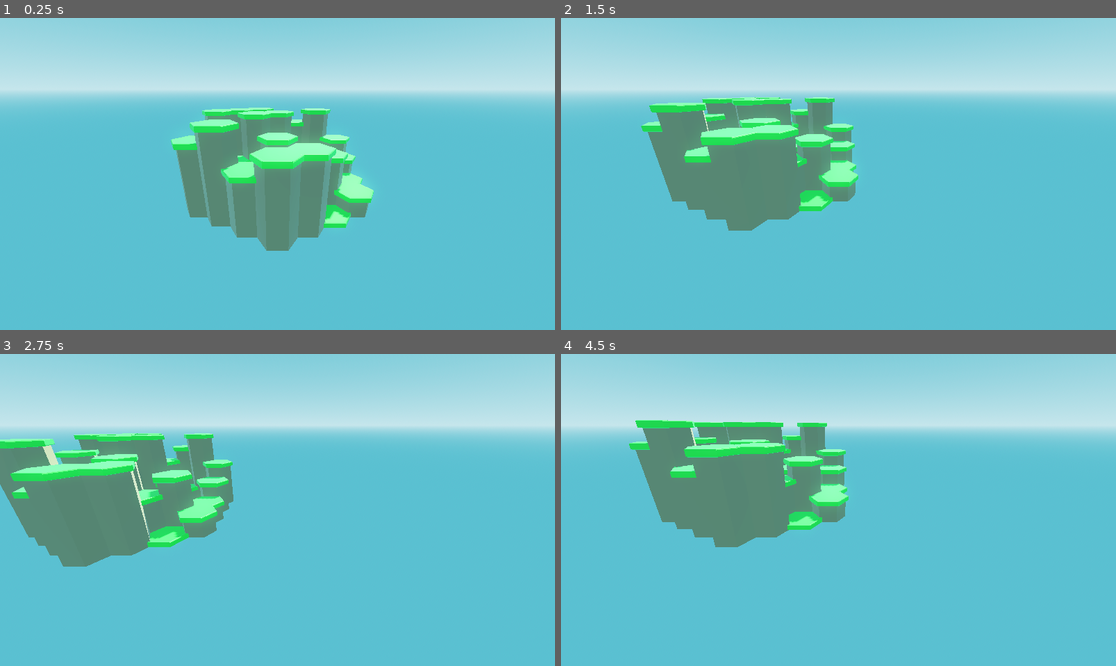
Above: before the commit, frames 1-4 (two rows, left to right).
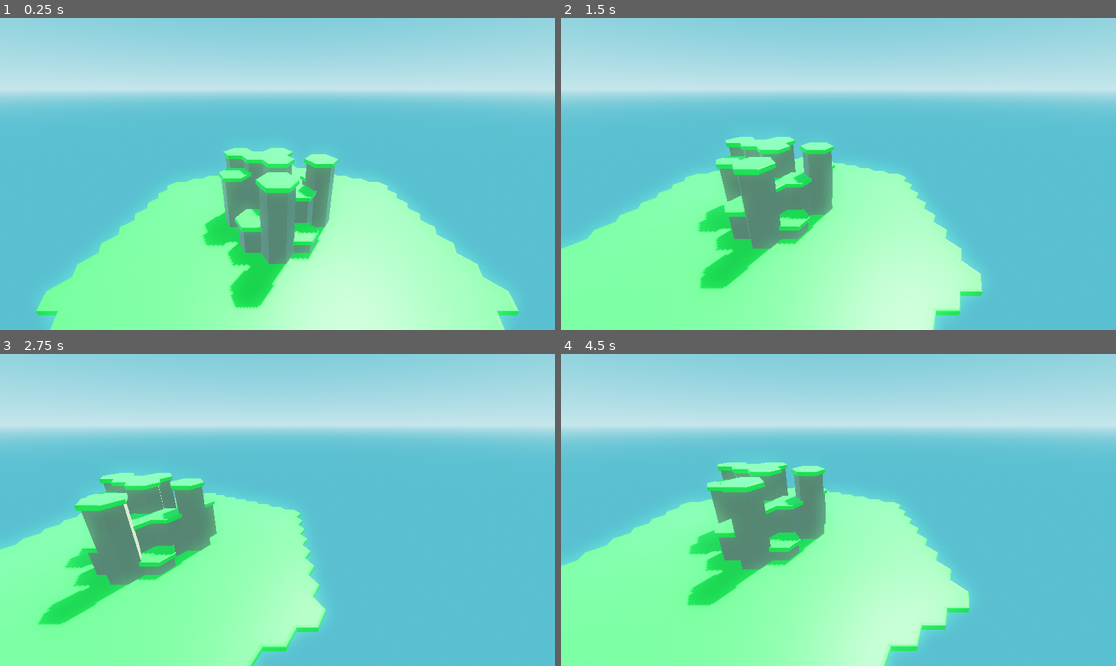
Above: after the commit, the same moments.

Repository: sixthkind/hexagon-godot
Game: Godot game, scene res://scene.tscn
The game is run twice, just before and just after one commit, with the same random seed, the same clock (stepped at 60 frames per second) and the same inputs.
Inputs (mouse positions are in pixels of both pictures, inside the frame that each line leads up to):
- Up to frame 1 (0.25 s): no input
- Up to frame 2 (1.5 s): tap Enter at 0.5 s; move the mouse to (960, 158) at 0.52 s; hold D 0.53-1.25 s; tap Q at 0.6 s; click (960, 158) at 0.67 s; drag from (727, 189) to (810, 236) at 1.27 s
- Up to frame 3 (2.75 s): tap Space at 2 s; move the mouse to (333, 441) at 2.02 s; hold D from 2.03 s (still down); tap Shift at 2.1 s
- Up to frame 4 (4.5 s): release D at 2.75 s; drag from (810, 572) to (672, 463) at 2.77 s; tap Enter at 3.5 s; move the mouse to (1005, 556) at 3.52 s; hold A 3.53-4.25 s; tap Q at 3.6 s; drag from (672, 463) to (755, 432) at 4.27 s

The runs differ from the first frame. In frame 1, 35% of the frame differs, in the area x 6-94%, y 28-100%; in frame 2, 38%; in frame 3, 34%; in frame 4, 39%, in the area x 0-74%, y 21-100%.

Commit message:
Create water material

Diff:
--- /dev/null
+++ b/materials/Water.tres
@@ -0,0 +1,7 @@
+[gd_resource type="StandardMaterial3D" load_steps=2 format=3 uid="uid://d3xg18xwqh1pq"]
+
+[ext_resource type="Material" uid="uid://bcyp542pqibbn" path="res://materials/water_material.tres" id="1_3ix23"]
+
+[resource]
+resource_name = "Water"
+next_pass = ExtResource("1_3ix23")
--- /dev/null
+++ b/materials/water_material.tres
@@ -0,0 +1,11 @@
+[gd_resource type="ShaderMaterial" load_steps=2 format=3 uid="uid://bcyp542pqibbn"]
+
+[ext_resource type="Shader" path="res://materials/water_shader.gdshader" id="1_dw4by"]
+
+[resource]
+render_priority = 0
+shader = ExtResource("1_dw4by")
+shader_parameter/shallow_colour = Color(0.235294, 0.796078, 1, 1)
+shader_parameter/deep_colour = Color(0, 0.431373, 0.945098, 1)
+shader_parameter/max_depth = 0.953
+shader_parameter/absorbance = 0.7
--- /dev/null
+++ b/materials/water_shader.gdshader
@@ -0,0 +1,43 @@
+shader_type spatial;
+
+uniform vec3 shallow_colour : source_color;
+uniform vec3 deep_colour : source_color;
+uniform float max_depth: hint_range(0.1, 10);
+uniform float absorbance: hint_range(0.0, 1.0, 0.1) = 0.5;
+
+uniform sampler2D depth_texture : hint_depth_texture, repeat_disable, filter_nearest;
+
+float remap(float value, float current_min, float current_max, float new_min, float new_max) {
+	float old_percentage = (value - current_min) / (current_max - current_min);
+	return new_min + old_percentage * (new_max - new_min);
+}
+
+vec3 screen(vec3 base, vec3 blend){
+	return 1.0 - (1.0 - base) * (1.0 - blend);
+}
+
+void fragment() {
+	// Source: https://godotshaders.com/shader/another-water-shader/
+	// Depth texture magic
+	float depth = texture(depth_texture, SCREEN_UV, 0.0).r;
+  	vec3 ndc = vec3(SCREEN_UV * 2.0 - 1.0, depth);
+	vec4 world = INV_VIEW_MATRIX * INV_PROJECTION_MATRIX * vec4(ndc, 1.0);
+	float depth_texture_y = world.y / world.w;
+	float vertex_y = (INV_VIEW_MATRIX * vec4(VERTEX, 1.0)).y;
+	float vertical_depth = vertex_y - depth_texture_y;
+
+	// Changes the color of geometry behind it as the water gets deeper
+	float depth_fade_distance = max_depth / 8.0;
+	float depth_fade_blend = exp(-vertical_depth / depth_fade_distance);
+	depth_fade_blend = clamp(depth_fade_blend, 0.0, 1.0);
+
+	// Makes the water more transparent as it gets more shallow
+	float alpha_blend = -vertical_depth * absorbance;
+	alpha_blend = clamp(1.0 - exp(alpha_blend), 0.0, 1.0);
+
+	// Mix them all together
+	vec3 color_out = mix(deep_colour, shallow_colour, depth_fade_blend);
+
+	ALBEDO = color_out;
+	ALPHA = alpha_blend;
+}
--- a/scene.tscn
+++ b/scene.tscn
@@ -7,6 +7,7 @@
 [ext_resource type="PackedScene" uid="uid://dxmtvw53ncot7" path="res://models/terrain/grass_overhang.glb" id="4_0svjd"]
 [ext_resource type="PackedScene" uid="uid://b5qhdi4j2lfj4" path="res://models/terrain/dirt_terrain.glb" id="4_lnbnb"]
 [ext_resource type="PackedScene" uid="uid://n8tedky57mt0" path="res://scenes/hexagon.tscn" id="5_u0dwq"]
+[ext_resource type="Material" uid="uid://bcyp542pqibbn" path="res://materials/water_material.tres" id="8_hs4hb"]
 
 [sub_resource type="ProceduralSkyMaterial" id="ProceduralSkyMaterial_2c7br"]
 sky_top_color = Color(0.282353, 0.619608, 0.698039, 1)
@@ -26,7 +27,6 @@
 glow_enabled = true
 
 [sub_resource type="CameraAttributesPractical" id="CameraAttributesPractical_8t0jw"]
-auto_exposure_enabled = true
 
 [sub_resource type="Resource" id="Resource_vgnlr"]
 script = ExtResource("2_b56jq")
@@ -34,6 +34,8 @@
 cover_mesh = ExtResource("2_s0og2")
 overhang_mesh = ExtResource("4_0svjd")
 terrain_mesh = ExtResource("4_lnbnb")
+
+[sub_resource type="PlaneMesh" id="PlaneMesh_3kst5"]
 
 [node name="Scene" type="Node3D"]
 
@@ -47,12 +49,18 @@
 shadow_enabled = true
 
 [node name="Camera3D" type="Camera3D" parent="."]
-transform = Transform3D(1, 0, 0, 0, 0.923297, 0.384086, 0, -0.384086, 0.923297, 0, 6.7517, 13.2446)
+transform = Transform3D(1, 0, 0, 0, 0.923297, 0.384086, 0, -0.384086, 0.923297, 0, 9.68572, 13.2446)
 script = ExtResource("1_3bny6")
 
 [node name="World" type="Node3D" parent="."]
 script = ExtResource("1_o10kw")
+hexagon_count = 7
 terrain_types = Array[ExtResource("2_b56jq")]([SubResource("Resource_vgnlr")])
 hexagon_instance = ExtResource("5_u0dwq")
 
 [node name="Hexagons" type="Node3D" parent="World"]
+
+[node name="water2" type="MeshInstance3D" parent="World"]
+transform = Transform3D(10, 0, 0, 0, 10, 0, 0, 0, 10, 0, 5, 0)
+material_override = ExtResource("8_hs4hb")
+mesh = SubResource("PlaneMesh_3kst5")
--- a/scripts/hexagons/Hexagon.gd
+++ b/scripts/hexagons/Hexagon.gd
@@ -11,7 +11,7 @@
 	self.grid_position = grid_position
 	self.terrain_type = terrain_type
 	self.world = world
-	self.height = randi_range(0, 5)
+	self.height = 0 if grid_position.length() > 3 else randi_range(0, 5)
 	return self
 
 func update_meshes():
Binary file changed: models/terrain/grass_cover.glb
Binary file added: models/water.glb
Not shown, added: models/water.glb.import
Not shown: 1 places in scene.tscn that only renumber resources
